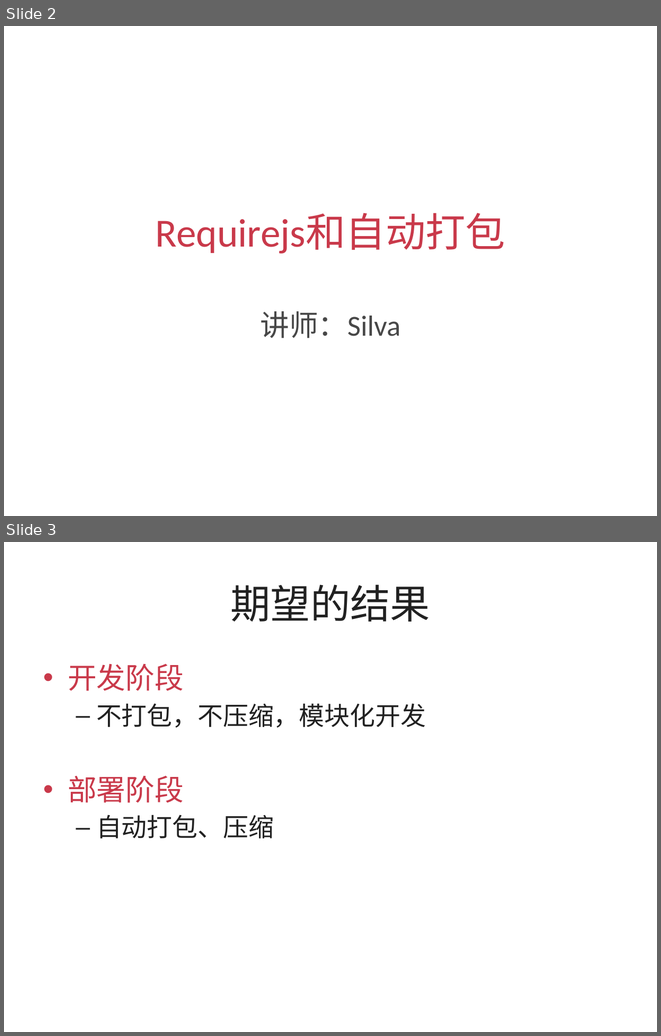
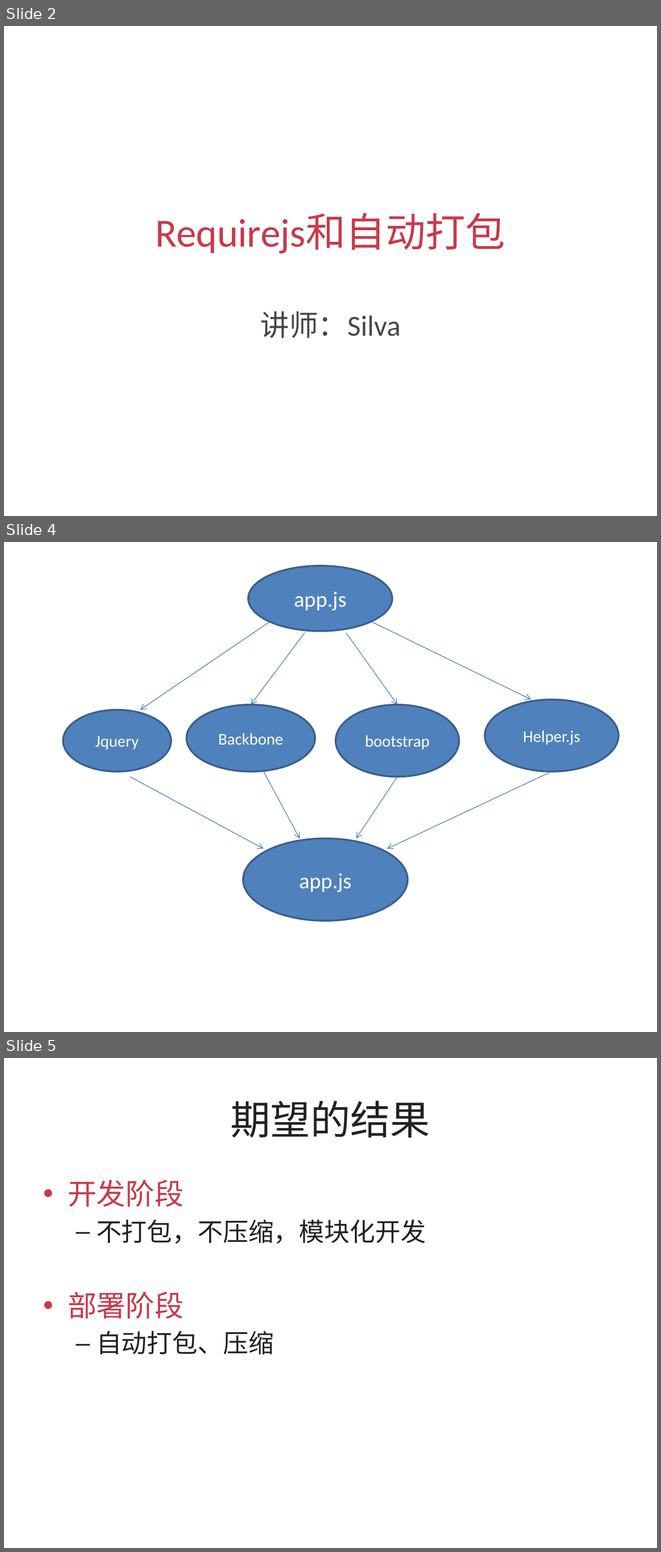
Before and after one commit to silvajs/lecturer, a slide deck: requirejs/doc/requirejs.pptx. Shown one above the other, each under a label of ours: slides 2 and 3 before the commit, slides 2, 4 and 5 after it; the slides between them are not shown. The pictures are 661x1036 and 661x1552 pixels, drawn with LibreOffice and Linux fonts; fonts in the diff are those of the drawing. Boxes give left, top, right and bottom in pixels: in the first picture for what was removed or moved away, otherwise in the second. Text is boxed around its words. In the diff, an @@ line names an element or a change of style, - is before the commit and + after.

```diff
--- a/requirejs/doc/requirejs.pptx
+++ b/requirejs/doc/requirejs.pptx
@@ slide 4 added at (x1=4, y1=542, x2=657, y2=1032), background #FFFFFF @@
@@ ellipse added at (x1=248, y1=565, x2=392, y2=631), fill #4F81BD, outline #3A5F8C 2 pt, 24 pt, text #FFFFFF @@
+app.js
@@ arrow added from (269, 623) to (140, 710), #4B7EBC 0.75 pt @@
@@ arrow added from (305, 633) to (251, 705), #4B7EBC 0.75 pt @@
@@ arrow added from (346, 633) to (397, 705), #4B7EBC 0.75 pt @@
@@ arrow added from (371, 622) to (531, 699), #4B7EBC 0.75 pt @@
@@ ellipse added at (x1=485, y1=699, x2=618, y2=771), fill #4F81BD, outline #3A5F8C 2 pt, 18 pt, text #FFFFFF @@
+Helper.js
@@ ellipse added at (x1=63, y1=710, x2=171, y2=771), fill #4F81BD, outline #3A5F8C 2 pt, 18 pt, text #FFFFFF @@
+Jquery
@@ ellipse added at (x1=187, y1=705, x2=316, y2=771), fill #4F81BD, outline #3A5F8C 2 pt, 18 pt, text #FFFFFF @@
+Backbone
@@ ellipse added at (x1=336, y1=705, x2=459, y2=776), fill #4F81BD, outline #3A5F8C 2 pt, 18 pt, text #FFFFFF @@
+bootstrap
@@ arrow added from (130, 776) to (264, 848), #4B7EBC 0.75 pt @@
@@ arrow added from (264, 771) to (300, 838), #4B7EBC 0.75 pt @@
@@ arrow added from (397, 776) to (356, 838), #4B7EBC 0.75 pt @@
@@ arrow added from (552, 771) to (387, 848), #4B7EBC 0.75 pt @@
@@ ellipse added at (x1=243, y1=838, x2=407, y2=921), fill #4F81BD, outline #3A5F8C 2 pt, 24 pt, text #FFFFFF @@
+app.js
@@ what was slide 3 is now slide 5 @@
```
Also in this commit, not shown: 1 other slide added, 4 other files.
